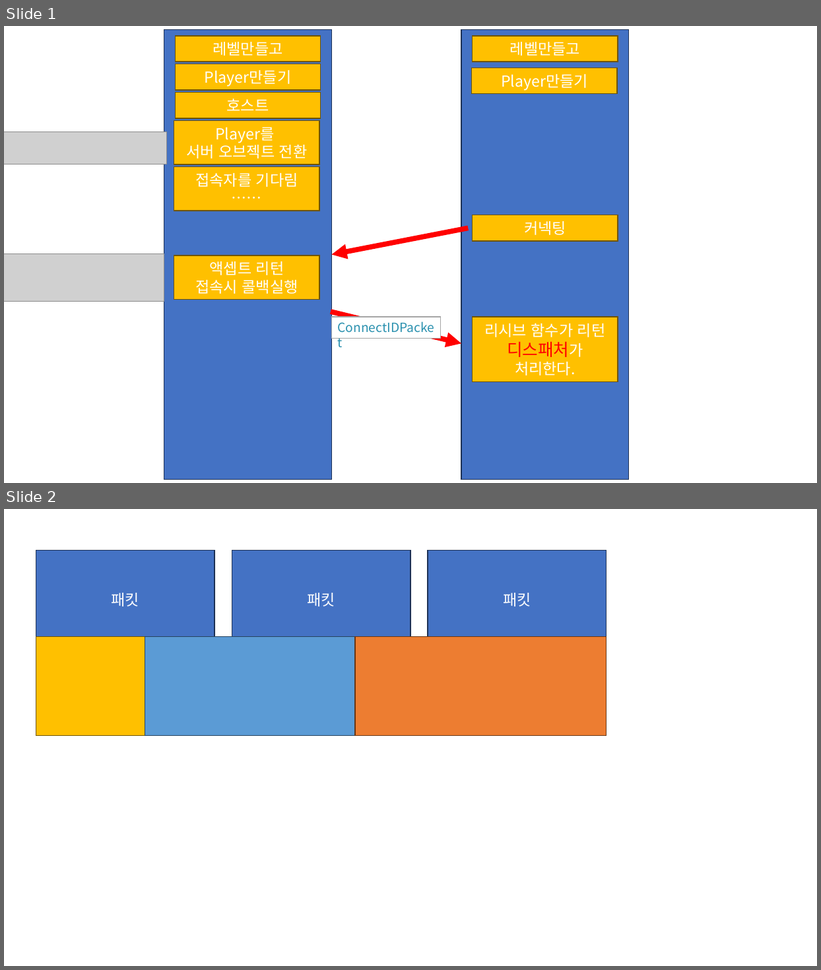
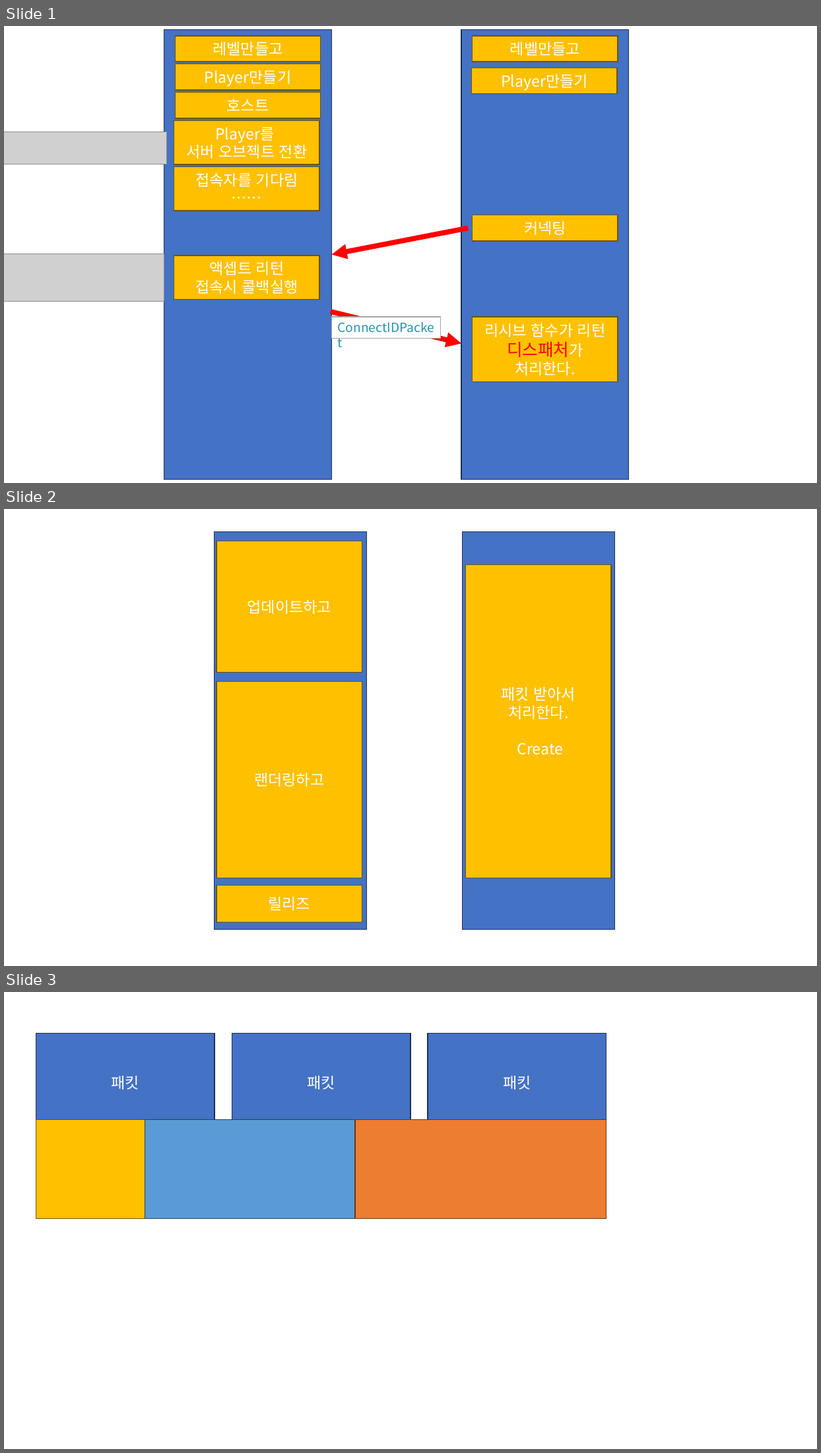
Before and after one commit to chcjsdud/AR45, a slide deck: DirectX/DirectX45/GameEngineBase/프로토콜설명.pptx. Shown one above the other, each under a label of ours: slides 1 and 2 before the commit, slides 1, 2 and 3 after it. The pictures are 821x970 and 821x1453 pixels, drawn with LibreOffice and Linux fonts; fonts in the diff are those of the drawing; grey boxes stand for pictures. Boxes give left, top, right and bottom in pixels: in the first picture for what was removed or moved away, otherwise in the second. Text is boxed around its words. In the diff, an @@ line names an element or a change of style, - is before the commit and + after.

Commit message:
조해근 : 업데이트

```diff
--- a/DirectX/DirectX45/GameEngineBase/프로토콜설명.pptx
+++ b/DirectX/DirectX45/GameEngineBase/프로토콜설명.pptx
@@ slide 2 added at (4,509,817,966), background #FFFFFF @@
@@ rectangle added at (214,532,366,931), fill #4472C4, outline #1E3256 1 pt @@
@@ rectangle added at (217,541,362,673), fill #FFC000, outline #705400 1 pt, 18 pt, text #FFFFFF @@
+업데이트하고
@@ rectangle added at (462,532,614,931), fill #4472C4, outline #1E3256 1 pt @@
@@ rectangle added at (466,565,611,879), fill #FFC000, outline #705400 1 pt, 18 pt, text #FFFFFF @@
+패킷 받아서 처리한다.
+Create
@@ rectangle added at (217,682,362,878), fill #FFC000, outline #705400 1 pt, 18 pt, text #FFFFFF @@
+랜더링하고
@@ rectangle added at (217,885,362,923), fill #FFC000, outline #705400 1 pt, 18 pt, text #FFFFFF @@
+릴리즈
@@ what was slide 2 is now slide 3 @@
```
Also in this commit, not shown: 12 other files.
